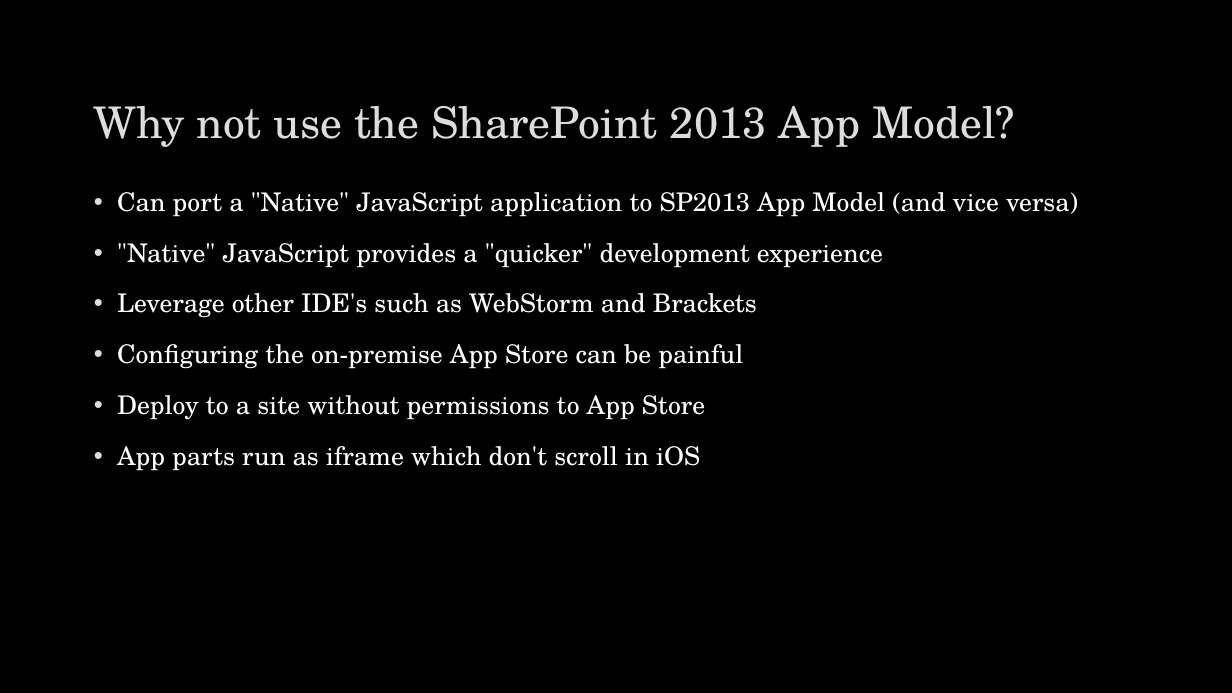
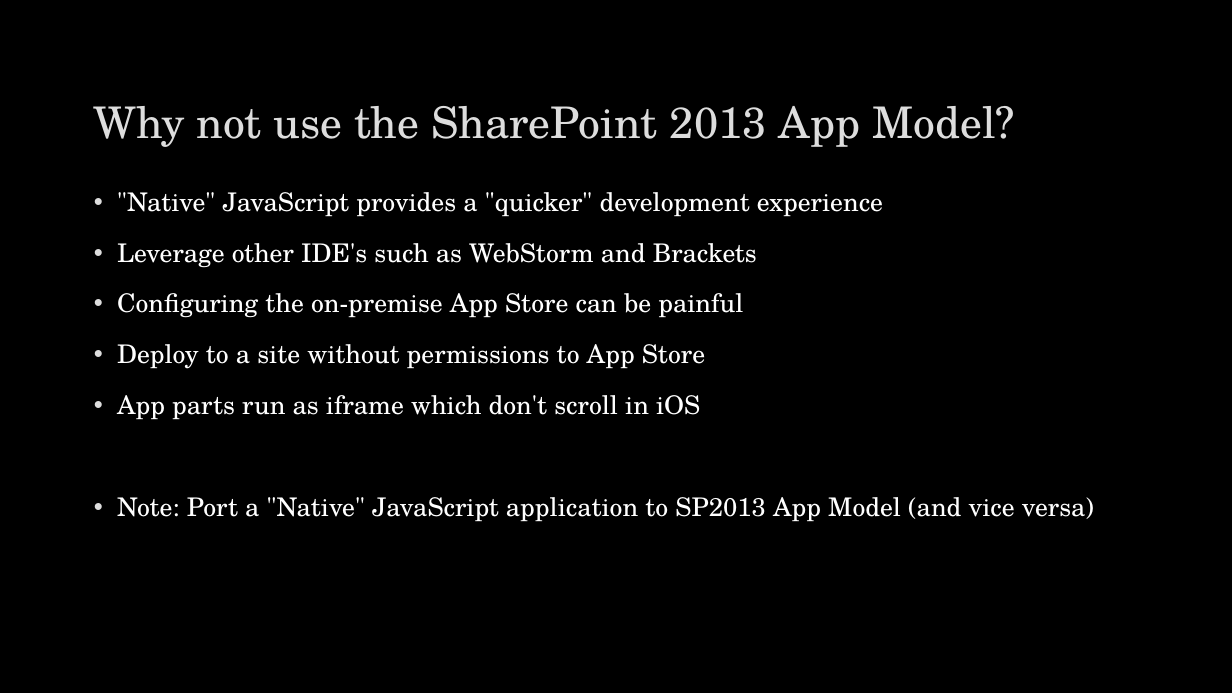
Before and after one commit to spietrek/SharePointCincy2015, a slide deck: slide 22 of Building SPAs in SharePoint Using AngularJS.pptx (slide 23 before the commit). Drawn at 1232x693 pixels with LibreOffice and Linux fonts; fonts in the diff are those of the drawing; background and template pictures are left out. Boxes give left, top, right and bottom in pixels: in the first picture for what was removed or moved away, otherwise in the second. Text is boxed around its words. In the diff, an @@ line names an element or a change of style, - is before the commit and + after.

```diff
--- a/Building SPAs in SharePoint Using AngularJS.pptx
+++ b/Building SPAs in SharePoint Using AngularJS.pptx
@@ text at [117, 192, 1078, 217]: paragraph removed @@
-• Can port a "Native" JavaScript application to SP2013 App Model (and vice versa)
@@ text at [117, 497, 1094, 522]: paragraph added @@
+• Note: Port a "Native" JavaScript application to SP2013 App Model (and vice versa)
```
Also in this commit, not shown: 4 other slides changed, 2 slides removed.
